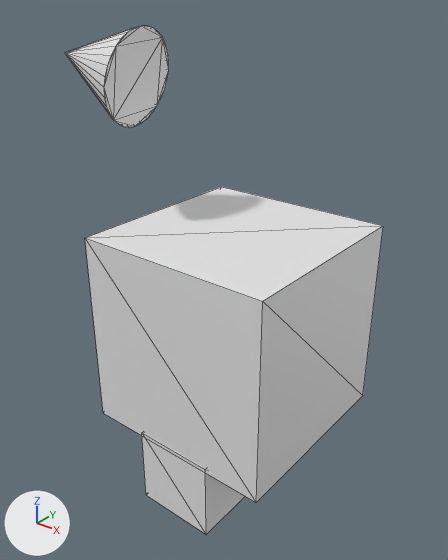
The glTF model src/components/ar-model/models/rhino.glb, before and after one commit.
One viewpoint serves both versions: a camera (50 mm lens) standing at (3.32, -4.31, 5.8) and looking at (-0.18, 0.05, 3.09). Lighting does not change. The marker at lower left points along +X, +Y and +Z. Mesh edges are drawn as thin lines. Where no turn or scale is listed for an object, it has been applied to the vertices.

The scene before the commit, as lines of its bpy script (objects in view):
```python
me_cone = bpy.data.meshes.new('Cone')
me_cone.from_pydata(...)  # 33 vertices, 62 faces; spans x -0.442..0.539, y -0.4..0.499, z -0.528..0.36
me_cube_001 = bpy.data.meshes.new('Cube.001')
me_cube_001.from_pydata(...)  # a box spanning x -1.0..1.0, y -1.0..1.0, z -1.0..1.0
me_cube_002 = bpy.data.meshes.new('Cube.002')
me_cube_002.from_pydata(...)  # a box spanning x -0.42..0.42, y -0.42..0.42, z -0.42..0.42; a box spanning x -0.42..0.42, y -1.66..-0.83, z -0.42..0.42
ob_higherbody = bpy.data.objects.new('higherBody', me_cube_001)
ob_higherbody.location = (0.0, 0.04, 2.66)
ob_higherhead = bpy.data.objects.new('higherHead', None)
ob_higherhead.location = (0.0, 0.0, 4.83)
ob_horn = bpy.data.objects.new('horn', me_cone)
ob_horn.location = (-1.38, -0.28, 5.08)
ob_lowerbody = bpy.data.objects.new('lowerBody', me_cube_002)
ob_lowerbody.location = (0.0, 0.7, 1.29)
ob_lowerhead = bpy.data.objects.new('lowerHead', None)
ob_lowerhead.location = (-0.9, 0.0, 4.17)
ob_lowerhead.rotation_euler = (-0.00526, 0.0245, -1.618)  # degrees (-0.3, 1.4, -93)
ob_lowerhead.scale = (0.499, 0.499, 0.499)
```
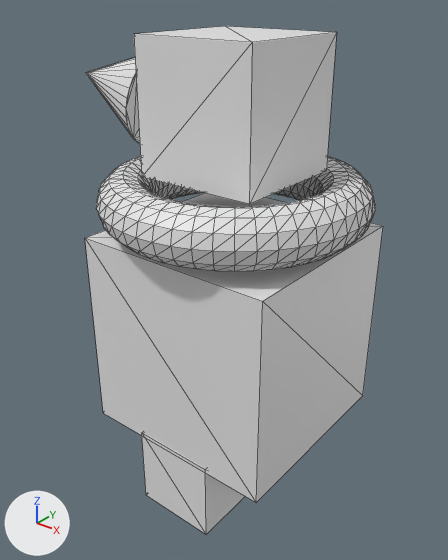
Edits to the bpy script that builds the scene:
```text
Add me_torus:
    me_torus.from_pydata(...)  # a torus around z (ring radius 1.0, tube radius 0.25) spanning x -1.25..1.25, y -1.25..1.25, z -0.25..0.25
Add me_cube_004:
    me_cube_004 = me_cube_001.copy(); me_cube_004.name = 'Cube.004'  # the mesh of ob_higherbody
Change ob_higherhead:
    ob_higherhead: bpy.data.objects.new('higherHead', None) -> bpy.data.objects.new('higherHead', me_cube_004)
    ob_higherhead.location: (0.0, 0.0, 4.83) -> (0.0, 0.0, 4.81)
    ob_higherhead.scale: (1.0, 1.0, 1.0) -> (-0.59, -0.59, -0.59)
Change ob_horn:
    ob_horn.location: (-1.38, -0.28, 5.08) -> (-1.38, -0.05, 4.87)
Change ob_lowerhead:
    ob_lowerhead.rotation_euler: (-0.00526, 0.0245, -1.618) -> (0.0, 0.0, 0.0)  # degrees (-0.3, 1.4, -93) -> degrees (0, 0, 0)
    ob_lowerhead.scale: (0.499, 0.499, 0.499) -> (1.0, 1.0, 1.0)
    ob_lowerhead: bpy.data.objects.new('lowerHead', None) -> bpy.data.objects.new('lowerHead', me_torus)
    ob_lowerhead.location: (-0.9, 0.0, 4.17) -> (0.0, 0.0, 4.0)
```

Pixel boxes (x1, y1, x2, y2) of what changed, in the pictures (448 x 560 px):
'higherHead', now drawn: after (134, 26, 337, 204)
'lowerHead', now drawn: after (96, 156, 375, 271)
'horn', moved: before (65, 26, 169, 128); after (86, 57, 140, 143)
